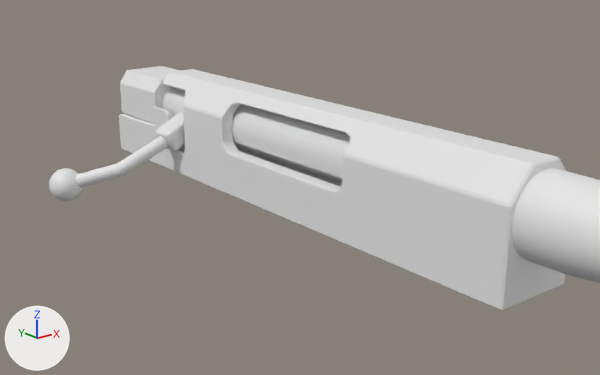
Renders of the Blender file AT308.blend from each side of a commit.
One viewpoint serves both versions: a 50 mm camera at (-0.898, -0.815, 0.54) aimed at (-0.041, 0.257, 0.111). Lighting does not change. The marker at lower left points along +X, +Y and +Z.

Script lines for the objects in view, before the commit:
```python
me_cube = bpy.data.meshes.new('Cube')
me_cube.from_pydata(...)  # 36 vertices, 38 faces; spans x -1.0..1.0, y -1.0..1.0, z -1.0..0.82
me_cylinder = bpy.data.meshes.new('Cylinder')
me_cylinder.from_pydata(...)  # 180 vertices, 152 faces; spans x -1.2..1.2, y -1.2..1.2, z -39.8..1.0
me_cylinder.polygons.foreach_set('use_smooth', [True] * 152)
me_cylinder_002 = bpy.data.meshes.new('Cylinder.002')
me_cylinder_002.from_pydata(...)  # 462 vertices, 447 faces; spans x -1.0..6.28, y -1.0..3.39, z -1.12..1.0
me_cylinder_002.polygons.foreach_set('use_smooth', [True] * 447)
ob_cube_001 = bpy.data.objects.new('Cube.001', me_cube)
ob_cube_001.location = (0.0, 0.792, 0.194)
ob_cube_001.scale = (0.0642, 0.0779, 0.0518)
ob_cylinder = bpy.data.objects.new('Cylinder', me_cylinder)
ob_cylinder.location = (0.0, -2.367, 0.178)
ob_cylinder.rotation_euler = (1.571, 0.0, 0.0)  # degrees (90, 0, 0)
ob_cylinder.scale = (0.0549, 0.0549, 0.0549)
ob_cylinder_001 = bpy.data.objects.new('Cylinder.001', me_cylinder_002)
ob_cylinder_001.location = (0.0, 0.385, 0.178)
ob_cylinder_001.rotation_euler = (1.571, 0.0, 0.0)  # degrees (90, 0, 0)
ob_cylinder_001.scale = (-0.0479, -0.0479, 0.331)
# also in view: 'Cube' at (0.0, 0.336, 0.156)
```
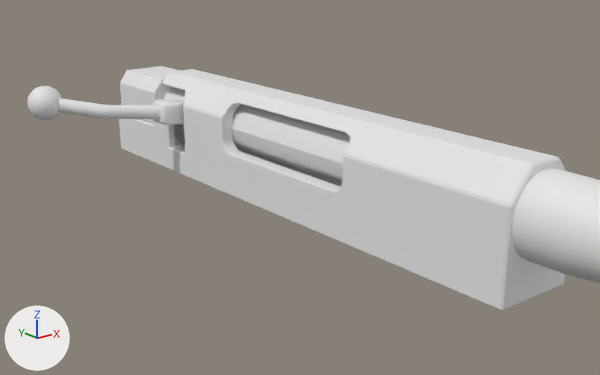
Commit message: Changed rotation

Where the change shows, as pixel boxes [x1, y1, x2, y2] in the pictures (600 x 375 px):
'Cylinder.001', turned
    before: [49, 87, 350, 201]
    after: [27, 86, 350, 183]

The change, as a diff of the scene's bpy script:
```diff
--- a/AT308.blend.py
+++ b/AT308.blend.py
@@ ob_cylinder_001 @@
 ob_cylinder_001.location = (0.0, 0.385, 0.178)
-ob_cylinder_001.rotation_euler = (1.571, 0.0, 0.0)  # degrees (90, 0, 0)
+ob_cylinder_001.rotation_euler = (1.571, 0.584, 0.0)  # degrees (90, 33, 0)
 ob_cylinder_001.scale = (-0.0479, -0.0479, 0.331)
```
